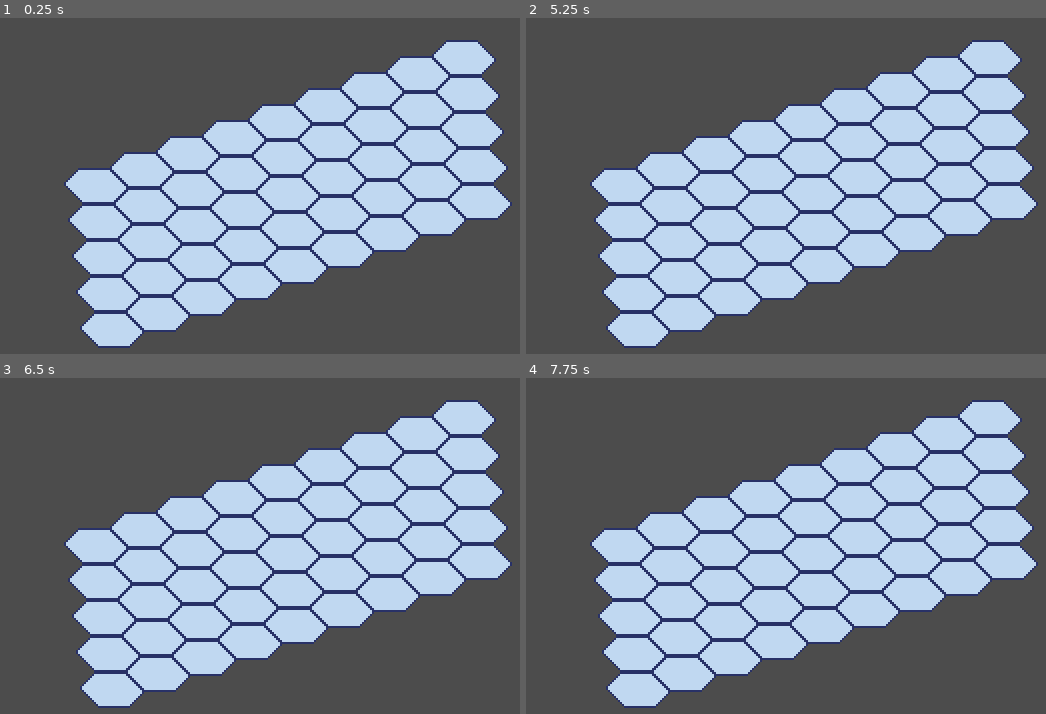
Above: before the commit, frames 1-4 (two rows, left to right).
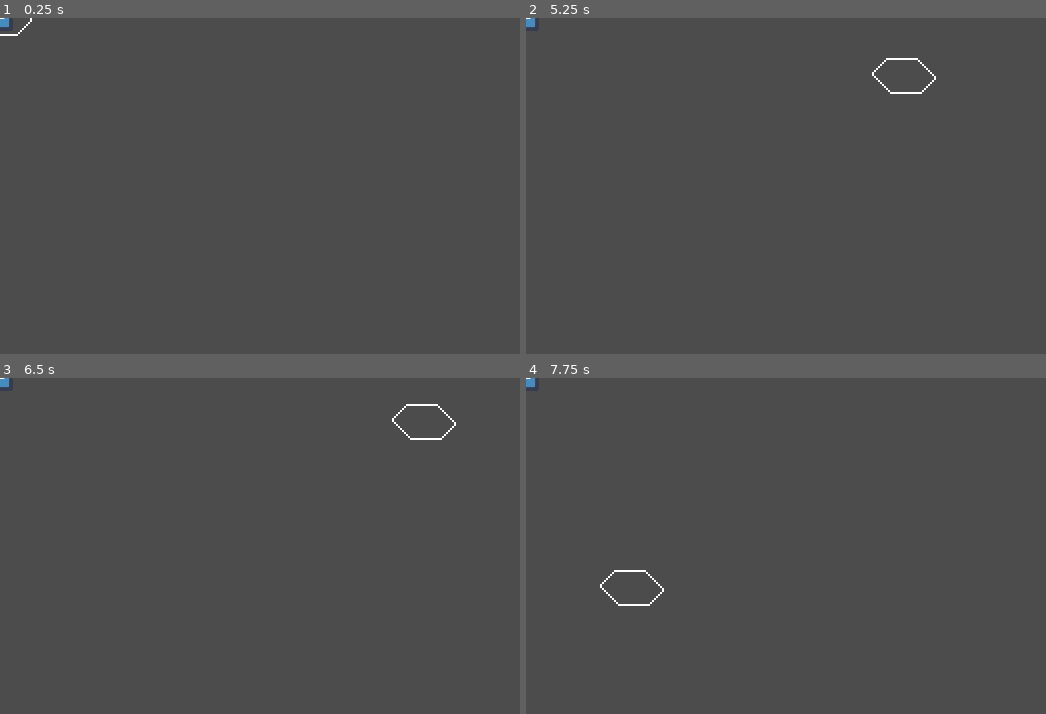
Above: after the commit, the same moments.

Repository: ucsdRgross/gamedev
Game: Godot game, scene res://Main.tscn
Same seed, same stepped clock (60 frames per second), same inputs: the game is played once before the commit and once after it. The engine's default icon, where the game draws it, is replaced by a stand-in: a white triangle on a blue panel in a dark square.
Inputs (mouse positions are in pixels of both pictures, inside the frame that each line leads up to):
- Up to frame 1 (0.25 s): no input
- Up to frame 2 (5.25 s): tap Enter at 0.5, 2, 3.5 s; move the mouse to (619, 186) at 0.52 s; press the mouse at (619, 186) at 0.53 s; tap Space at 1.25, 2.75, 4.25 s; move the mouse to (666, 169) at 1.27 s; release the mouse at (666, 169) at 1.28 s; click (666, 169) at 1.35 s; move the mouse to (713, 152) at 2.02 s; press the mouse at (713, 152) at 2.03 s; move the mouse to (760, 138) at 2.77 s; release the mouse at (760, 138) at 2.78 s; click (760, 138) at 2.85 s; move the mouse to (806, 122) at 3.52 s; press the mouse at (806, 122) at 3.53 s; tap Escape (ui_cancel) at 4.15 s; move the mouse to (853, 105) at 4.27 s; release the mouse at (853, 105) at 4.28 s; click (853, 105) at 4.35 s; move the mouse to (900, 88) at 5.02 s; press the mouse at (900, 88) at 5.03 s
- Up to frame 3 (6.5 s): move the mouse to (416, 435) at 5.77 s; release the mouse at (416, 435) at 5.78 s; click (416, 435) at 5.85 s
- Up to frame 4 (7.75 s): move the mouse to (988, 418) at 6.52 s; press the mouse at (988, 418) at 6.53 s; move the mouse to (624, 582) at 7.27 s; release the mouse at (624, 582) at 7.28 s; click (624, 582) at 7.35 s

The runs differ from the first frame. In frame 1, 44% of the frame differs, in the area x 0-99%, y 0-99%; in frame 2, 44%; in frame 3, 44%; in frame 4, 44%.
Error after the commit: Parse Error: The identifier "cell_mappings" isn't declared in the current scope. (res://resources/PathFinder.gd:18)

Commit message:
more progress on prototype

Diff:
--- a/necroma/Main.tscn
+++ b/necroma/Main.tscn
@@ -1,14 +1,29 @@
-[gd_scene load_steps=4 format=2]
+[gd_scene load_steps=8 format=2]
 
 [ext_resource path="res://icon.png" type="Texture" id=1]
-[ext_resource path="res://world/board/grid.tscn" type="PackedScene" id=2]
-[ext_resource path="res://game.gd" type="Script" id=3]
+[ext_resource path="res://world/Cursor.tscn" type="PackedScene" id=2]
+[ext_resource path="res://world/PanningCamera2D.tscn" type="PackedScene" id=3]
+[ext_resource path="res://units/Unit.tscn" type="PackedScene" id=4]
+[ext_resource path="res://world/board/GameBoard.gd" type="Script" id=5]
+[ext_resource path="res://world/UnitPath.tscn" type="PackedScene" id=6]
+[ext_resource path="res://resources/Grid.tres" type="Resource" id=7]
 
-[node name="Game" type="Node2D"]
-script = ExtResource( 3 )
+[node name="Main" type="Node2D"]
 
-[node name="guy" type="Sprite" parent="."]
+[node name="GameBoard" type="YSort" parent="."]
+script = ExtResource( 5 )
+
+[node name="Unit" parent="GameBoard" instance=ExtResource( 4 )]
 scale = Vector2( 0.2, 0.2 )
-texture = ExtResource( 1 )
+skin = ExtResource( 1 )
 
-[node name="grid" parent="." instance=ExtResource( 2 )]
+[node name="Cursor" parent="GameBoard" instance=ExtResource( 2 )]
+
+[node name="UnitPath" parent="GameBoard" instance=ExtResource( 6 )]
+grid = ExtResource( 7 )
+
+[node name="PanningCamera2D" parent="." instance=ExtResource( 3 )]
+position = Vector2( 160, 90 )
+
+[connection signal="accept_clicked" from="GameBoard/Cursor" to="GameBoard" method="_on_Cursor_accept_clicked"]
+[connection signal="moved" from="GameBoard/Cursor" to="GameBoard" method="_on_Cursor_moved"]
--- a/necroma/game.gd
+++ /dev/null
@@ -1,8 +0,0 @@
-extends Node2D
-
-
-onready var board = $grid
-onready var sprite = $guy
-
-func _ready():
-	sprite.global_position = board.global_position
--- a/necroma/project.godot
+++ b/necroma/project.godot
@@ -7,6 +7,52 @@
 ;   param=value ; assign values to parameters
 
 config_version=4
+
+_global_script_classes=[ {
+"base": "Node2D",
+"class": "Cursor",
+"language": "GDScript",
+"path": "res://world/Cursor.gd"
+}, {
+"base": "Node2D",
+"class": "GameBoard",
+"language": "GDScript",
+"path": "res://world/board/GameBoard.gd"
+}, {
+"base": "Resource",
+"class": "Grid",
+"language": "GDScript",
+"path": "res://resources/Grid.gd"
+}, {
+"base": "Camera2D",
+"class": "PanningCamera2D",
+"language": "GDScript",
+"path": "res://world/PanningCamera2D.gd"
+}, {
+"base": "Reference",
+"class": "PathFinder",
+"language": "GDScript",
+"path": "res://resources/PathFinder.gd"
+}, {
+"base": "Path2D",
+"class": "Unit",
+"language": "GDScript",
+"path": "res://units/Unit.gd"
+}, {
+"base": "Line2D",
+"class": "UnitPath",
+"language": "GDScript",
+"path": "res://world/UnitPath.gd"
+} ]
+_global_script_class_icons={
+"Cursor": "",
+"GameBoard": "",
+"Grid": "",
+"PanningCamera2D": "",
+"PathFinder": "",
+"Unit": "",
+"UnitPath": ""
+}
 
 [application]
 
@@ -20,6 +66,7 @@
 window/size/height=180
 window/size/test_width=1280
 window/size/test_height=720
+window/vsync/use_vsync=false
 window/stretch/mode="2d"
 
 [input]
@@ -36,4 +83,5 @@
 
 [rendering]
 
+2d/snapping/use_gpu_pixel_snap=true
 environment/default_environment="res://default_env.tres"
--- /dev/null
+++ b/necroma/resources/Cellectable.gd
@@ -0,0 +1,12 @@
+extends Area2D
+
+var rowcol : Vector2 = Vector2.ZERO
+
+signal hex_hovered(rowcol)
+
+func setup(rc):
+	self.rowcol = rc
+	self.connect('hex_hovered', get_parent(), 'on_hex_hovered')
+
+func _on_CollisionHex_mouse_entered():
+	emit_signal('hex_hovered', rowcol)
--- /dev/null
+++ b/necroma/resources/Cellectable.tscn
@@ -0,0 +1,11 @@
+[gd_scene load_steps=3 format=2]
+
+[ext_resource path="res://resources/Cellectable.gd" type="Script" id=1]
+[ext_resource path="res://resources/CollisionHex.tscn" type="PackedScene" id=2]
+
+[node name="Cellectable" type="Area2D"]
+script = ExtResource( 1 )
+
+[node name="CollisionHex" parent="." instance=ExtResource( 2 )]
+
+[connection signal="mouse_entered" from="." to="." method="_on_CollisionHex_mouse_entered"]
--- /dev/null
+++ b/necroma/resources/CollisionHex.tscn
@@ -0,0 +1,4 @@
+[gd_scene format=2]
+
+[node name="CollisionHex" type="CollisionPolygon2D"]
+polygon = PoolVector2Array( -8, -9, -16, -1, -7, 8, 9, 8, 16, 1, 6, -9 )
--- /dev/null
+++ b/necroma/resources/Grid.gd
@@ -0,0 +1,42 @@
+class_name Grid
+extends Resource
+
+# The grid's size in rows and columns.
+export var size := Vector2(20, 20)
+# roughly size of hex if it was a square
+export var cell_size := Vector2(32, 18)
+#moving over one to the right from one hex
+var row_offset = Vector2(23,-7)
+#moving down from hex
+var col_offset = Vector2(1,17)
+
+# Returns the position of a hex's center in pixels.
+func rowcol_to_grid_position(rowcol : Vector2) -> Vector2:
+	var x = rowcol.x * row_offset
+	var y = rowcol.y * col_offset
+	var pos = x + y
+	return Vector2(pos.x, pos.y)
+
+# reverse of above, not perfect though since it assumes cells are squares
+# but its only for placing units in editor
+func world_to_rowcol(map_position: Vector2) -> Vector2:
+	return (map_position / cell_size).floor()
+
+# single unique number assigned to a row and col
+# Szudzik pairing function, does not work with negative values
+func rowcol_id(cell: Vector2) -> int:
+	var a = cell.x
+	var b = cell.y
+	return (a * a) + a + b if a >= b else (b * b) + a
+
+# Szudzik pairing function for negative values
+#func rowcol_id(coord : Vector2) -> int:
+#	var x = coord.x
+#	var y = coord.y
+#	var a = 2 * x if x >= 0 else -2 * x - 1
+#	var b = 2 * y if y >= 0 else -2 * y - 1
+#	var c = (a * a) + a + b if a >= b else (b * b) + a
+#	c *= 0.5
+#	if (((a >= 0.0) && (b < 0.0)) || ((a < 0.0) && (b >= 0.0))):
+#		return -c - 1
+#	return c
--- /dev/null
+++ b/necroma/resources/Grid.tres
@@ -0,0 +1,8 @@
+[gd_resource type="Resource" load_steps=2 format=2]
+
+[ext_resource path="res://resources/Grid.gd" type="Script" id=1]
+
+[resource]
+script = ExtResource( 1 )
+size = Vector2( 20, 20 )
+cell_size = Vector2( 32, 18 )
--- /dev/null
+++ b/necroma/resources/PathFinder.gd
@@ -0,0 +1,68 @@
+# Finds the path between two points among walkable cells using the AStar pathfinding algorithm.
+class_name PathFinder
+extends Reference
+
+# We will use that constant in "for" loops later. It defines the directions in which we allow a unit
+# to move in the game: up, left, right, down.
+const DIRECTIONS = [Vector2(-1,-1),Vector2(0,-1),Vector2(-1,0),Vector2(1,0),Vector2(0,1),Vector2(1,1)]
+
+var _grid: Resource
+# This variable holds an AStar2D instance that will do the actual pathfinding. Our script is mostly
+# here to initialize that object.
+var _astar := AStar2D.new()
+
+
+# Initializes the Astar2D object upon creation.
+func _init(grid: Grid) -> void:
+	_grid = grid
+	_add_and_connect_points(cell_mappings)
+
+
+# Returns the path found between `start` and `end` as an array of Vector2 coordinates.
+func calculate_point_path(start: Vector2, end: Vector2) -> PoolVector2Array:
+	# With the AStar algorithm, we have to use the points' indices to get a path. This is why we
+	# need a reliable way to calculate an index given some input coordinates.
+	# Our Grid.as_index() method does just that.
+	var start_index: int = _grid.rowcol_id(start)
+	var end_index: int = _grid.rowcol_id(end)
+	# We just ensure that the AStar graph has both points defined. If not, we return an empty
+	# PoolVector2Array() to avoid errors.
+	if _astar.has_point(start_index) and _astar.has_point(end_index):
+		# The AStar2D object then finds the best path between the two indices.
+		return _astar.get_point_path(start_index, end_index)
+	else:
+		return PoolVector2Array()
+
+
+# Adds and connects the walkable cells to the Astar2D object.
+func _add_and_connect_points(cell_mappings: Dictionary) -> void:
+	# This function works with two loops. First, we register all our points in the AStar graph.
+	# We pass each cell's unique index and the corresponding Vector2 coordinates to the
+	# AStar2D.add_point() function.
+	for point in cell_mappings:
+		_astar.add_point(cell_mappings[point], point)
+
+	# Then, we loop over the points again, and we connect them with all their neighbors. We use
+	# another function to find the neighbors given a cell's coordinates.
+	for point in cell_mappings:
+		for neighbor_index in _find_neighbor_indices(point, cell_mappings):
+			# The AStar2D.connect_points() function connects two points on the graph by index, *not*
+			# by coordinates.
+			_astar.connect_points(cell_mappings[point], neighbor_index)
+
+
+# Returns an array of the `cell`'s connectable neighbors.
+func _find_neighbor_indices(cell: Vector2, cell_mappings: Dictionary) -> Array:
+	var out := []
+	# To find the neighbors, we try to move one cell in every possible direction and is ensure that
+	# this cell is walkable and not already connected.
+	for direction in DIRECTIONS:
+		var neighbor: Vector2 = cell + direction
+		# This line ensures that the neighboring cell is part of our walkable cells.
+		if not cell_mappings.has(neighbor):
+			continue
+		# Because we call the function for every cell, we will get neighbors that are already
+		# connected. If you don't don't check for existing connections, you'll get many errors.
+		if not _astar.are_points_connected(cell_mappings[cell], cell_mappings[neighbor]):
+			out.push_back(cell_mappings[neighbor])
+	return out
--- /dev/null
+++ b/necroma/units/Unit.gd
@@ -0,0 +1,84 @@
+tool
+class_name Unit
+extends Path2D
+
+signal walk_finished
+
+export var grid: Resource = preload("res://resources/Grid.tres")
+export var skin: Texture setget set_skin
+export var move_range := 6
+export var skin_offset := Vector2.ZERO setget set_skin_offset
+export var move_speed := 600.0
+
+var cell := Vector2.ZERO setget set_cell
+var is_selected := false setget set_is_selected
+
+var _is_walking := false setget _set_is_walking
+
+onready var _sprite: Sprite = $PathFollow2D/Sprite
+onready var _anim_player: AnimationPlayer = $AnimationPlayer
+onready var _path_follow: PathFollow2D = $PathFollow2D
+
+
+func _ready() -> void:
+	set_process(false)
+
+	self.cell = grid.world_to_rowcol(position)
+	position = grid.rowcol_to_grid_position(cell)
+
+	if not Engine.editor_hint:
+		curve = Curve2D.new()
+
+
+func _physics_process(delta: float) -> void:
+	_path_follow.offset += move_speed * delta
+
+	if _path_follow.unit_offset >= 1.0:
+		self._is_walking = false
+		_path_follow.offset = 0.0
+		position = grid.calculate_map_position(cell)
+		curve.clear_points()
+		emit_signal("walk_finished")
+
+
+func walk_along(path: PoolVector2Array) -> void:
+	if path.empty():
+		return
+
+	curve.add_point(Vector2.ZERO)
+	for point in path:
+		curve.add_point(grid.calculate_map_position(point) - position)
+	cell = path[-1]
+	self._is_walking = true
+
+
+func set_cell(value: Vector2) -> void:
+	#cell = grid.clamp(value)
+	cell = value
+
+
+func set_is_selected(value: bool) -> void:
+	is_selected = value
+	if is_selected:
+		_anim_player.play("selected")
+	else:
+		_anim_player.play("idle")
+
+
+func set_skin(value: Texture) -> void:
+	skin = value
+	if not _sprite:
+		yield(self, "ready")
+	_sprite.texture = value
+
+
+func set_skin_offset(value: Vector2) -> void:
+	skin_offset = value
+	if not _sprite:
+		yield(self, "ready")
+	_sprite.position = value
+
+
+func _set_is_walking(value: bool) -> void:
+	_is_walking = value
+	set_process(_is_walking)
--- /dev/null
+++ b/necroma/units/Unit.tscn
@@ -0,0 +1,17 @@
+[gd_scene load_steps=2 format=2]
+
+[ext_resource path="res://units/Unit.gd" type="Script" id=1]
+
+[node name="Unit" type="Path2D"]
+curve = null
+script = ExtResource( 1 )
+
+[node name="PathFollow2D" type="PathFollow2D" parent="."]
+rotate = false
+loop = false
+
+[node name="Sprite" type="Sprite" parent="PathFollow2D"]
+
+[node name="Shadow" type="Sprite" parent="PathFollow2D"]
+
+[node name="AnimationPlayer" type="AnimationPlayer" parent="."]
--- /dev/null
+++ b/necroma/world/Cursor.gd
@@ -0,0 +1,34 @@
+tool
+class_name Cursor
+extends Node2D
+
+export var grid: Resource = preload("res://resources/Grid.tres")
+export var cell: PackedScene = preload("res://resources/Cellectable.tscn")
+
+onready var highlight = $Highlight
+var cur_cell := Vector2.ZERO
+
+signal accept_clicked(cur_cell)
+signal moved(new_cell)
+
+
+func _ready() -> void:
+	create_grid()
+
+func _unhandled_input(event: InputEvent) -> void:
+	if event.is_action_pressed("left_mouse_button"):
+		emit_signal("accept_clicked", cur_cell)
+
+func create_grid() -> void:
+	for col in grid.size.x:
+		for row in grid.size.y:
+			var cell_pos = Vector2(row,col)
+			var new_cell = cell.instance()
+			new_cell.position = grid.rowcol_to_grid_position(cell_pos)
+			add_child(new_cell)
+			new_cell.setup(cell_pos)
+
+func on_hex_hovered(rowcol : Vector2) -> void:
+	cur_cell = rowcol
+	highlight.position = grid.rowcol_to_grid_position(rowcol)
+	emit_signal('moved', rowcol)
--- /dev/null
+++ b/necroma/world/Cursor.tscn
@@ -0,0 +1,10 @@
+[gd_scene load_steps=3 format=2]
+
+[ext_resource path="res://world/Cursor.gd" type="Script" id=1]
+[ext_resource path="res://world/highlighted_hex.png" type="Texture" id=2]
+
+[node name="Cursor" type="Node2D"]
+script = ExtResource( 1 )
+
+[node name="Highlight" type="Sprite" parent="."]
+texture = ExtResource( 2 )
--- /dev/null
+++ b/necroma/world/PanningCamera2D.gd
@@ -0,0 +1,47 @@
+#https://bramwell.itch.io/panning-cam
+extends Camera2D
+class_name PanningCamera2D
+
+const MIN_ZOOM: float = 0.1
+const MAX_ZOOM: float = 2.0
+const ZOOM_RATE: float = 8.0
+const ZOOM_INCREMENT: float = 0.1
+
+var _target_zoom: float = 1.0
+
+onready var _tween: Tween = $Tween
+
+
+func _physics_process(delta: float) -> void:
+	zoom = lerp(zoom, _target_zoom * Vector2.ONE, ZOOM_RATE * delta)
+	set_physics_process(not is_equal_approx(zoom.x, _target_zoom))
+
+
+func _unhandled_input(event: InputEvent) -> void:
+	if event is InputEventMouseButton:
+		if event.is_pressed():
+			if event.button_index == BUTTON_WHEEL_UP:
+				zoom_in()
+			if event.button_index == BUTTON_WHEEL_DOWN:
+				zoom_out()
+			if event.doubleclick:
+				focus_position(get_global_mouse_position())
+	if event is InputEventMouseMotion:
+		if event.button_mask == BUTTON_MASK_MIDDLE:
+			position -= event.relative * zoom
+
+
+func zoom_in() -> void:
+	_target_zoom = max(_target_zoom - ZOOM_INCREMENT, MIN_ZOOM)
+	set_physics_process(true)
+
+
+func zoom_out() -> void:
+	_target_zoom = min(_target_zoom + ZOOM_INCREMENT, MAX_ZOOM)
+	set_physics_process(true)
+
+
+func focus_position(target_position: Vector2) -> void:
+	_tween.stop(self, "position")
+	_tween.interpolate_property(self, "position", position, target_position, 0.2, Tween.TRANS_EXPO)
+	_tween.start()
--- /dev/null
+++ b/necroma/world/PanningCamera2D.tscn
@@ -0,0 +1,9 @@
+[gd_scene load_steps=2 format=2]
+
+[ext_resource path="res://world/PanningCamera2D.gd" type="Script" id=1]
+
+[node name="PanningCamera2D" type="Camera2D"]
+current = true
+script = ExtResource( 1 )
+
+[node name="Tween" type="Tween" parent="."]
--- /dev/null
+++ b/necroma/world/UnitPath.gd
@@ -0,0 +1,21 @@
+extends Line2D
+class_name UnitPath
+
+export var grid: Resource
+
+var _pathfinder: PathFinder
+
+## Creates a new PathFinder that uses the AStar algorithm to find a path between two cells among
+## the `walkable_cells`.
+func initialize(walkable_cells: Array) -> void:
+	_pathfinder = PathFinder.new(grid, walkable_cells)
+
+
+## Finds and draws the path between `cell_start` and `cell_end`
+func draw(cell_start: Vector2, cell_end: Vector2) -> void:
+	points = _pathfinder.calculate_point_path(cell_start, cell_end)
+	show()
+
+## Stops drawing, clearing the drawn path and the `_pathfinder`.
+func stop() -> void:
+	hide()
--- /dev/null
+++ b/necroma/world/UnitPath.tscn
@@ -0,0 +1,8 @@
+[gd_scene load_steps=2 format=2]
+
+[ext_resource path="res://world/UnitPath.gd" type="Script" id=1]
+
+[node name="UnitPath" type="Line2D"]
+width = 5.0
+default_color = Color( 0.4, 0.501961, 1, 1 )
+script = ExtResource( 1 )
--- /dev/null
+++ b/necroma/world/board/GameBoard.gd
@@ -0,0 +1,70 @@
+class_name GameBoard
+extends Node2D
+
+export var grid: Resource = preload("res://resources/Grid.tres")
+
+onready var grid_border = $GridBorder
+
+#dictionary matching cell rowcol keys to unit values
+var units := {}
+var selected_unit: Unit
+
+
+func _ready() -> void:
+	initialize()
+
+
+func initialize() -> void:
+	units.clear()
+	for child in get_children():
+		var unit := child as Unit
+		if not unit:
+			continue
+		#remove stacked units on same cell
+		if units.has(unit.cell):
+			units[unit.cell].queue_free()
+		units[unit.cell] = unit
+
+
+func select_unit(cell: Vector2) -> void:
+	if not units.has(cell):
+		return
+	selected_unit = units[cell]
+	selected_unit.is_selected = true
+	selected_unit.draw_path(true)
+	grid_border.show()
+
+
+func deselect_unit() -> void:
+	selected_unit.is_selected = false
+	selected_unit.draw_path(false)
+	selected_unit = null
+	grid_border.hide()
+
+
+func _on_Cursor_moved(new_cell: Vector2) -> void:
+	if selected_unit:
+		selected_unit.add_point(new_cell)
+
+
+func _on_Cursor_accept_clicked(cell: Vector2) -> void:
+	if not selected_unit:
+		select_unit(cell)
+	elif selected_unit.is_selected:
+		selected_unit.move()
+		deselect_unit()
+
+
+func _on_Unit_moved(old_cell: Vector2, new_cell: Vector2) -> void:
+	var unit = units[old_cell]
+	units.erase(old_cell)
+	units[new_cell] = unit
+
+
+func _on_Unit_removed(cell: Vector2) -> void:
+	units.erase(cell)
+
+
+func _unhandled_input(event: InputEvent) -> void:
+	if selected_unit and event.is_action_pressed("ui_cancel"):
+		deselect_unit()
--- a/necroma/world/board/grid.gd
+++ b/necroma/world/board/grid.gd
@@ -4,8 +4,8 @@
 var tile = preload("res://world/board/tile.tscn")
 export var width : int = 9
 export var height : int = 4
-var row_offset = Vector2(23,-8)
-var col_offset = Vector2(2,18)
+var row_offset = Vector2(23,-7)
+var col_offset = Vector2(1,17)
 var tile_dict = {}
 var last_tile_clicked : Vector2
 
--- a/necroma/world/board/grid.tscn
+++ b/necroma/world/board/grid.tscn
@@ -3,6 +3,6 @@
 [ext_resource path="res://world/board/grid.gd" type="Script" id=1]
 
 [node name="grid" type="YSort"]
-position = Vector2( 48, 84 )
 script = ExtResource( 1 )
-height = 5
+width = 12
+height = 9
--- a/necroma/world/board/tile.tscn
+++ b/necroma/world/board/tile.tscn
@@ -15,7 +15,7 @@
 offset = Vector2( 64, 21 )
 
 [node name="CollisionPolygon2D" type="CollisionPolygon2D" parent="."]
-polygon = PoolVector2Array( -9, -9, -16, -1, -7, 9, 9, 9, 16, 1, 7, -9 )
+polygon = PoolVector2Array( -8, -9, -16, -1, -7, 8, 9, 8, 16, 1, 6, -9 )
 
 [connection signal="mouse_entered" from="." to="." method="_on_tile_mouse_entered"]
 [connection signal="mouse_exited" from="." to="." method="_on_tile_mouse_exited"]
Binary file added: necroma/world/highlighted_hex.png
Not shown, added: necroma/world/highlighted_hex.png.import
